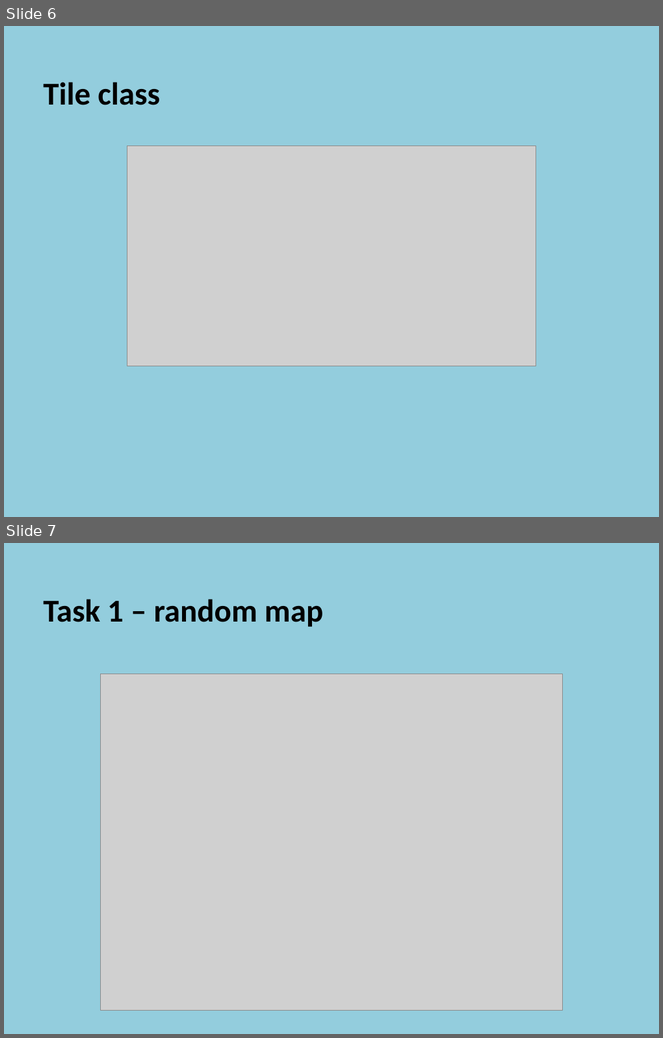
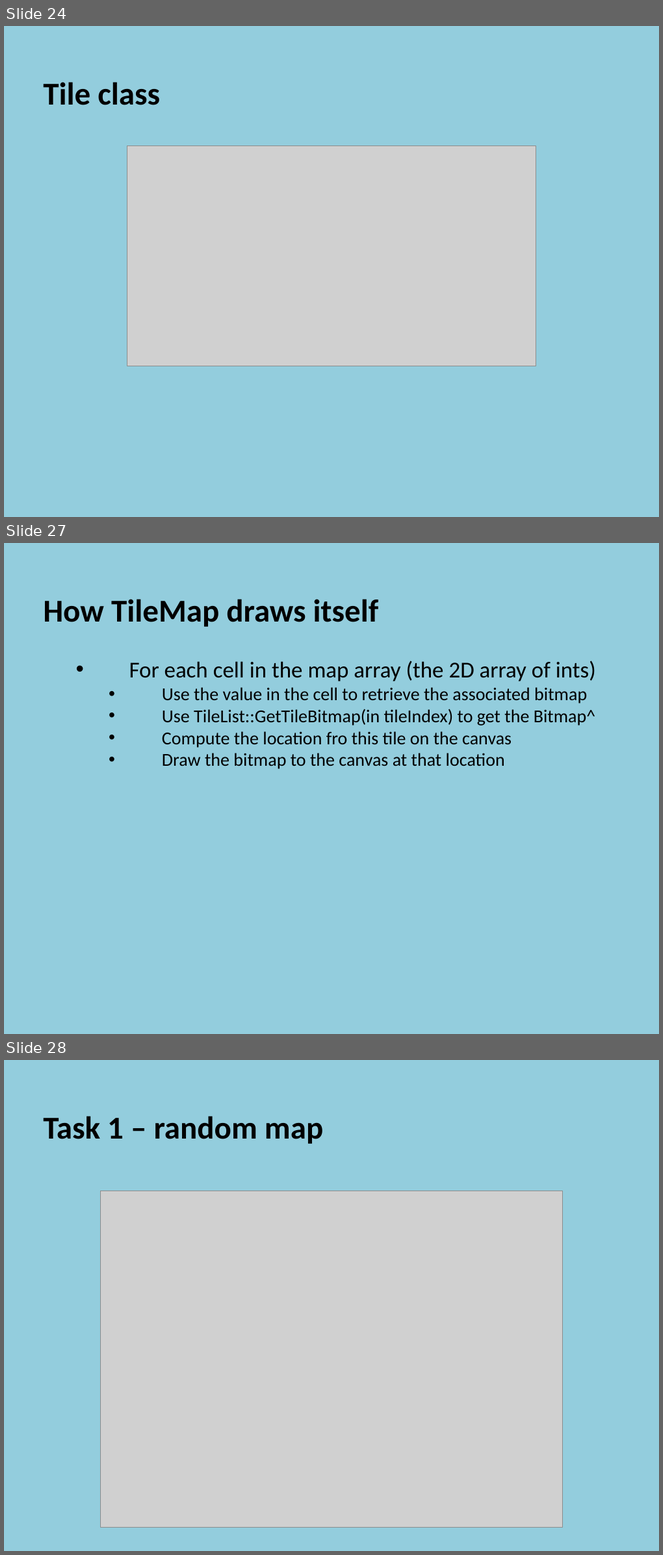
Before and after one commit to szetko/course-materials, a slide deck: Programming 4/06.2 Tile Map/06.2 Tile Map.pptx. Shown one above the other, each under a label of ours: slides 6 and 7 before the commit, slides 24, 27 and 28 after it; the slides between them are not shown. The pictures are 663x1038 and 663x1555 pixels, drawn with LibreOffice and Linux fonts; fonts in the diff are those of the drawing; grey boxes stand for pictures. Boxes give left, top, right and bottom in pixels: in the first picture for what was removed or moved away, otherwise in the second. Text is boxed around its words. In the diff, an @@ line names an element or a change of style, - is before the commit and + after.

Commit message:
Update 6.2 - Tile Maps PP

```diff
--- a/Programming 4/06.2 Tile Map/06.2 Tile Map.pptx
+++ b/Programming 4/06.2 Tile Map/06.2 Tile Map.pptx
@@ slide 27 added at (4, 543, 659, 1034), background #93CDDD @@
@@ text added at (43, 599, 596, 769), 20 pt, text #000000 @@
+  How TileMap draws itself
+    • For each cell in the map array (the 2D array of ints)
+      • Use the value in the cell to retrieve the associated bitmap
+      • Use TileList::GetTileBitmap(in tileIndex) to get the Bitmap^
+      • Compute the location fro this tile on the canvas
+      • Draw the bitmap to the canvas at that location
@@ what was slide 6 is now slide 24 @@
@@ what was slide 7 is now slide 28 @@
```
Also in this commit, not shown: 1 slide changed, 25 other slides added, 1 slide removed, 8 other files.
